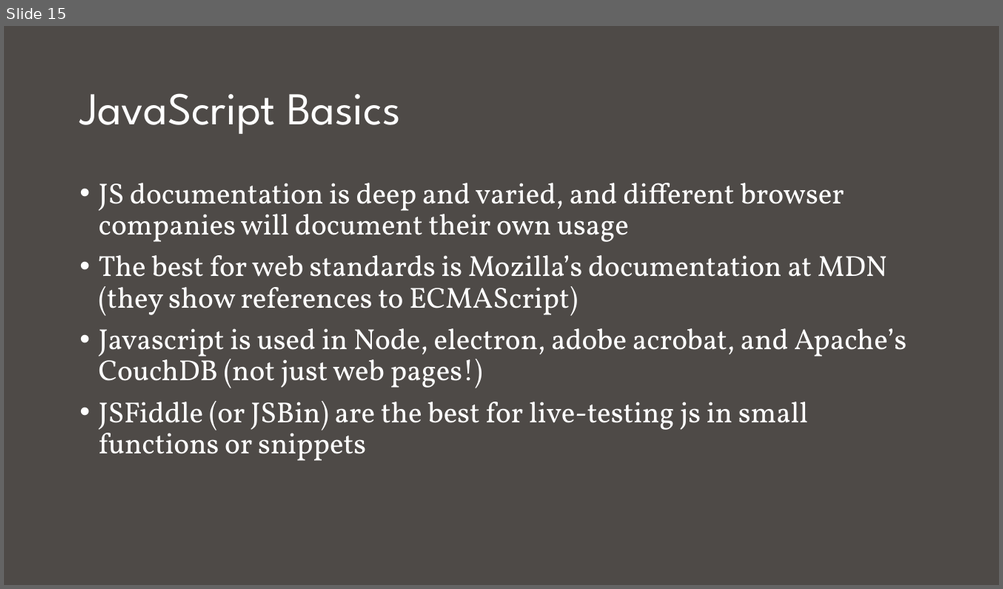
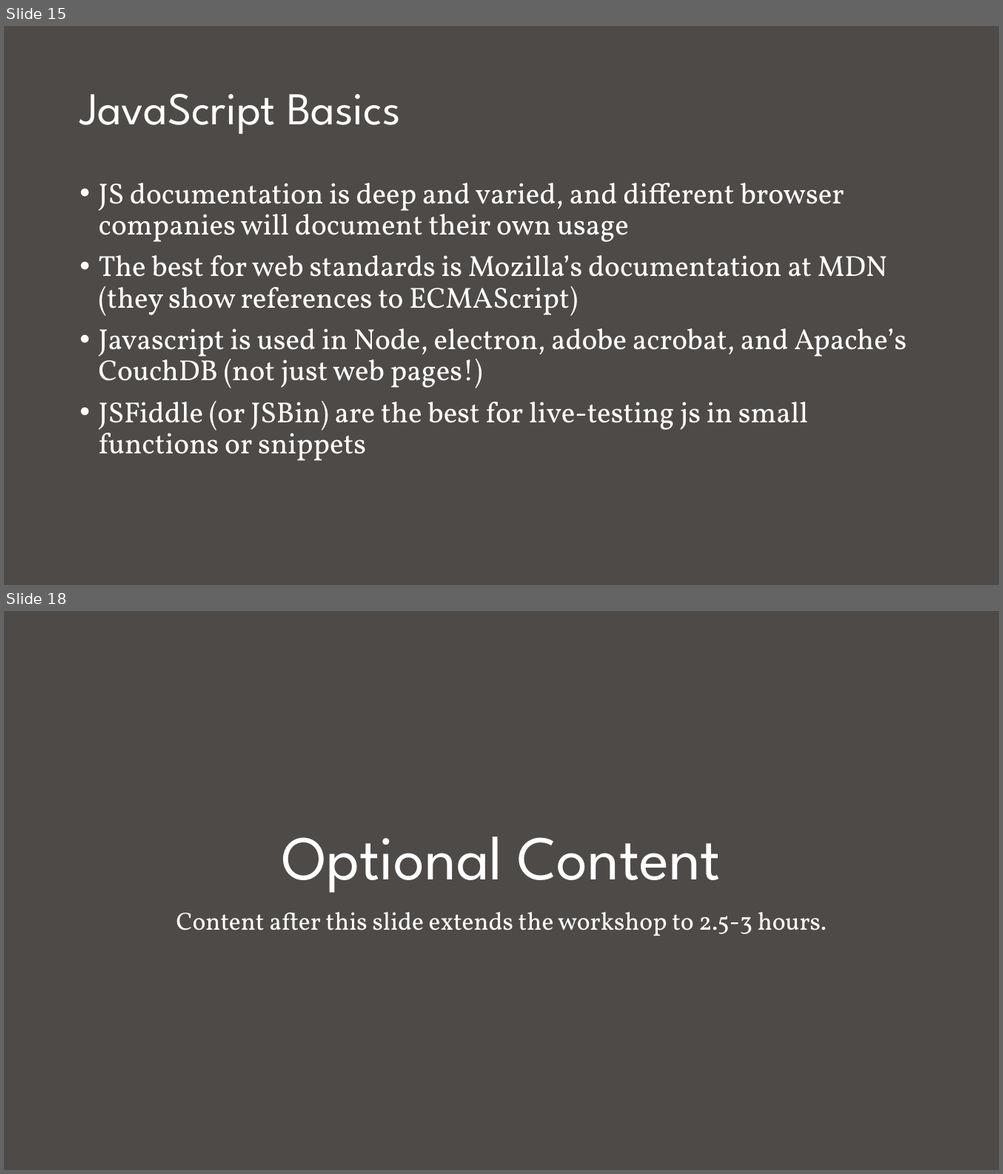
Before and after one commit to ageller/IDEAS_FSS-Vis, a slide deck: IntroToWebTechnology/intro to web.pptx. Shown one above the other, each under a label of ours: slide 15 before the commit, slides 15 and 18 after it; the slides between them are not shown. The pictures are 1003x589 and 1003x1174 pixels, drawn with LibreOffice and Linux fonts; fonts in the diff are those of the drawing. Boxes give left, top, right and bottom in pixels: in the first picture for what was removed or moved away, otherwise in the second. Text is boxed around its words. In the diff, an @@ line names an element or a change of style, - is before the commit and + after.

```diff
--- a/IntroToWebTechnology/intro to web.pptx
+++ b/IntroToWebTechnology/intro to web.pptx
@@ slide 18 added at [4, 611, 999, 1170], background #4E4A47 @@
@@ title added at [282, 837, 721, 893], 60 pt, text #FFFFFF @@
+Optional Content
@@ subtitle added at [176, 912, 826, 936], 24 pt, text #FFFFFF @@
+Content after this slide extends the workshop to 2.5-3 hours.
```
Also in this commit, not shown: 4 slides changed, 6 other slides added, 3 slides removed, 6 other files.
